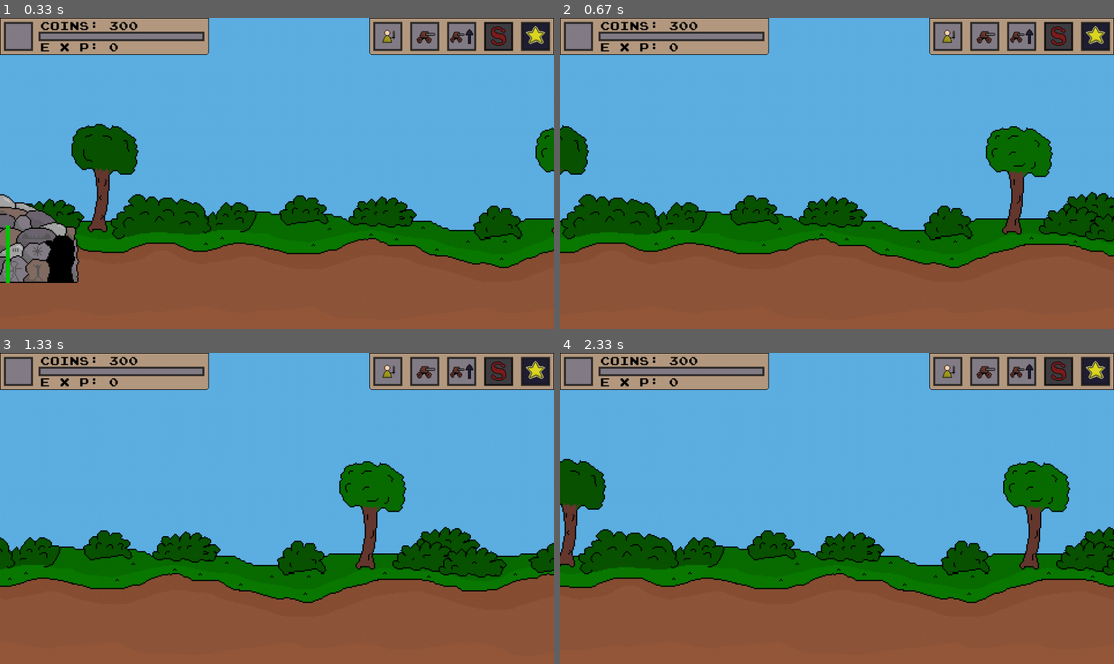
Above: before the commit, frames 1-4 (two rows, left to right).
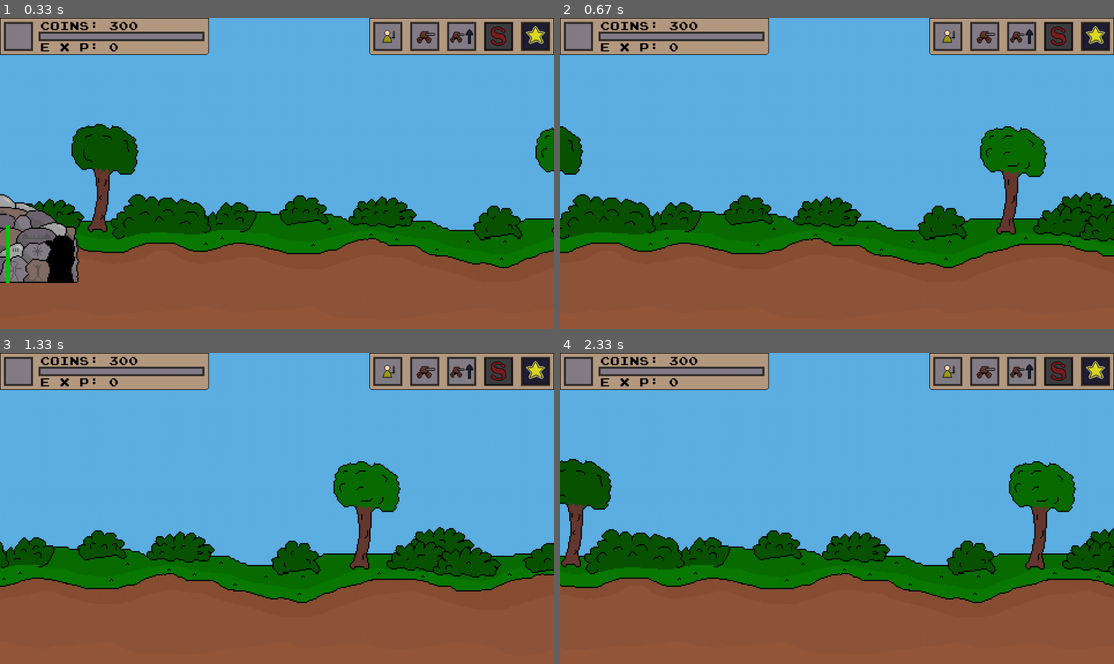
Above: after the commit, the same moments.

Repository: de-dust-enjoyer/age_of_pixel_pygame
Game: pygame game, started from main.py
Two runs of this game, one before a commit and one after it. Both use one fixed random seed, a clock stepped at 60 frames per second and the inputs below.
Inputs:
- Up to frame 1 (0.33 s): no input
- Up to frame 2 (0.67 s): hold Right from 0.33 s (still down)
- Up to frame 3 (1.33 s): release Right at 0.8 s; tap A at 0.83 s; hold Right from 1.17 s (still down)
- Up to frame 4 (2.33 s): release Right at 1.63 s; hold Left 1.67-2.2 s; hold Left from 2.23 s (still down)

Frame 1 is identical in both runs. In frame 2, 5.0% of the frame differs, in the area x 0-100%, y 34-81%; in frame 3, 4.8%; in frame 4, 5.5%, in the area x 0-100%, y 33-81%.

Commit message:
fixed a bug with panning the camera

Diff:
--- a/main.py
+++ b/main.py
@@ -1361,6 +1361,12 @@
 		self.draw_turrets_to_cursor()
 
 	def move_camera(self):
+		if self.pan_left:
+			if self.camera_offset_x <= -8:
+				self.camera_offset_x += self.camera_move_speed
+		elif self.pan_right:
+			if self.camera_offset_x >= -1912 + self.SCREEN_SIZE[0]:
+				self.camera_offset_x -= self.camera_move_speed
 		# moves every object on screen (every static object needs to be moved here)
 		self.background_pos = (0 + self.camera_offset_x, -540)
 		self.friendly_base_rect.bottomleft = (-50 + self.camera_offset_x, self.FLOOR_LEVEL)
@@ -1398,12 +1404,6 @@
 
 
 
-		if self.pan_left:
-			if self.camera_offset_x <= -8:
-				self.camera_offset_x += self.camera_move_speed
-		elif self.pan_right:
-			if self.camera_offset_x >= -1912 + self.SCREEN_SIZE[0]:
-				self.camera_offset_x -= self.camera_move_speed
 
 
 
